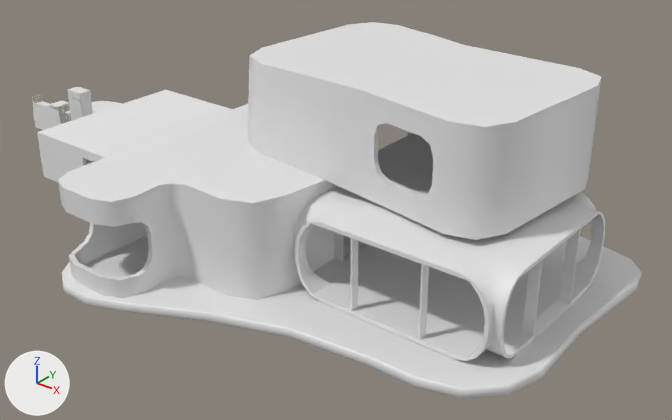
The Blender file Blender/Assets.blend, before and after one commit.
Before and after are seen from a 50 mm lens placed at (35.1, -28.6, 19.0), pointed at (10.9, 1.6, 0.2). Lighting does not change. The marker at lower left points along +X, +Y and +Z.

The first picture shows 'HouseBase', 'HouseGeometry', 'HouseLobby', 'Room'.
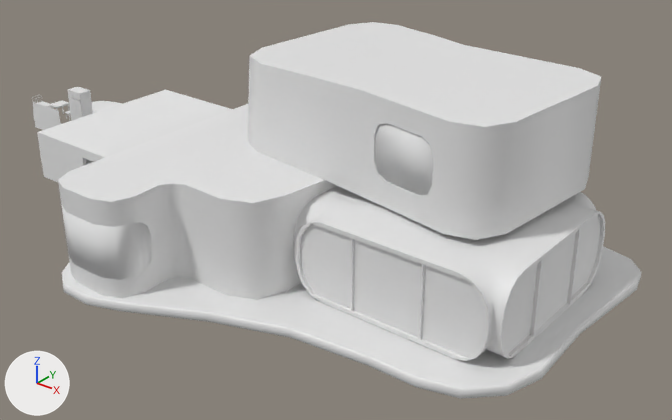
Commit message: Add glass

Scene script edits in JSON lines:
```json
{"op": "add", "block": "me_cube_021", "code": ["me_cube_021 = bpy.data.meshes.new('Cube.021')", "me_cube_021.from_pydata(...)  # 136 vertices, 96 faces; spans x -11.8..2.1, y -11.4..6.0, z -3.3..3.6", "me_cube_021.polygons.foreach_set('use_smooth', [True] * 96)"]}
{"op": "add", "block": "me_cube_006", "code": ["me_cube_006 = bpy.data.meshes.new('Cube.006')", "me_cube_006.from_pydata(...)  # 260 vertices, 148 faces; spans x -4.21..4.57, y -4.31..4.3, z -1.1..2.19"]}
{"op": "add", "block": "ob_houseglass", "code": ["ob_houseglass = bpy.data.objects.new('HouseGlass', me_cube_021)", "ob_houseglass.parent = ob_housegeometry", "ob_houseglass.matrix_parent_inverse = Matrix(((0.0946, 0.996, 0.0, -3.652), (-0.996, 0.0946, 0.0, 16.4), (0.0, 0.0, 1.0, -3.61), (0.0, 0.0, 0.0, 1.0)))", "ob_houseglass.location = (16.67, 2.085, 3.61)"]}
{"op": "add", "block": "ob_houselobbyglass", "code": ["ob_houselobbyglass = bpy.data.objects.new('HouseLobbyGlass', me_cube_006)", "ob_houselobbyglass.parent = ob_houselobby", "ob_houselobbyglass.matrix_parent_inverse = Matrix(((1.0, 0.0, 0.0, -17.98), (0.0, 1.0, 0.0, -0.0968), (0.0, 0.0, 0.856, -0.688), (0.0, 0.0, 0.0, 1.0)))", "ob_houselobbyglass.location = (17.98, 0.0968, 0.804)"]}
```

Boxes (x1, y1, x2, y2) around the edits, measured in the pictures (672 x 420 px):
```json
{"object": "HouseLobbyGlass", "change": "added", "after": [300, 215, 600, 357]}
{"object": "HouseGlass", "change": "added", "after": [61, 123, 433, 280]}
```
